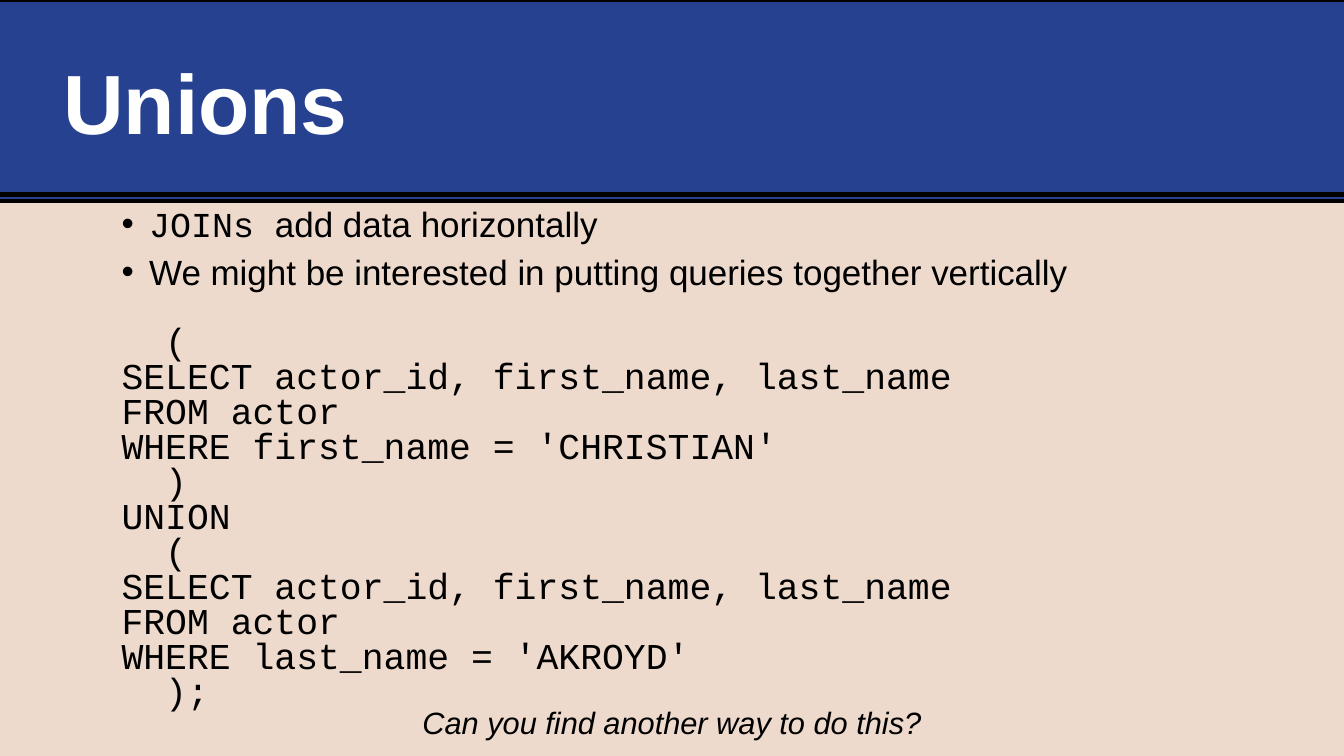
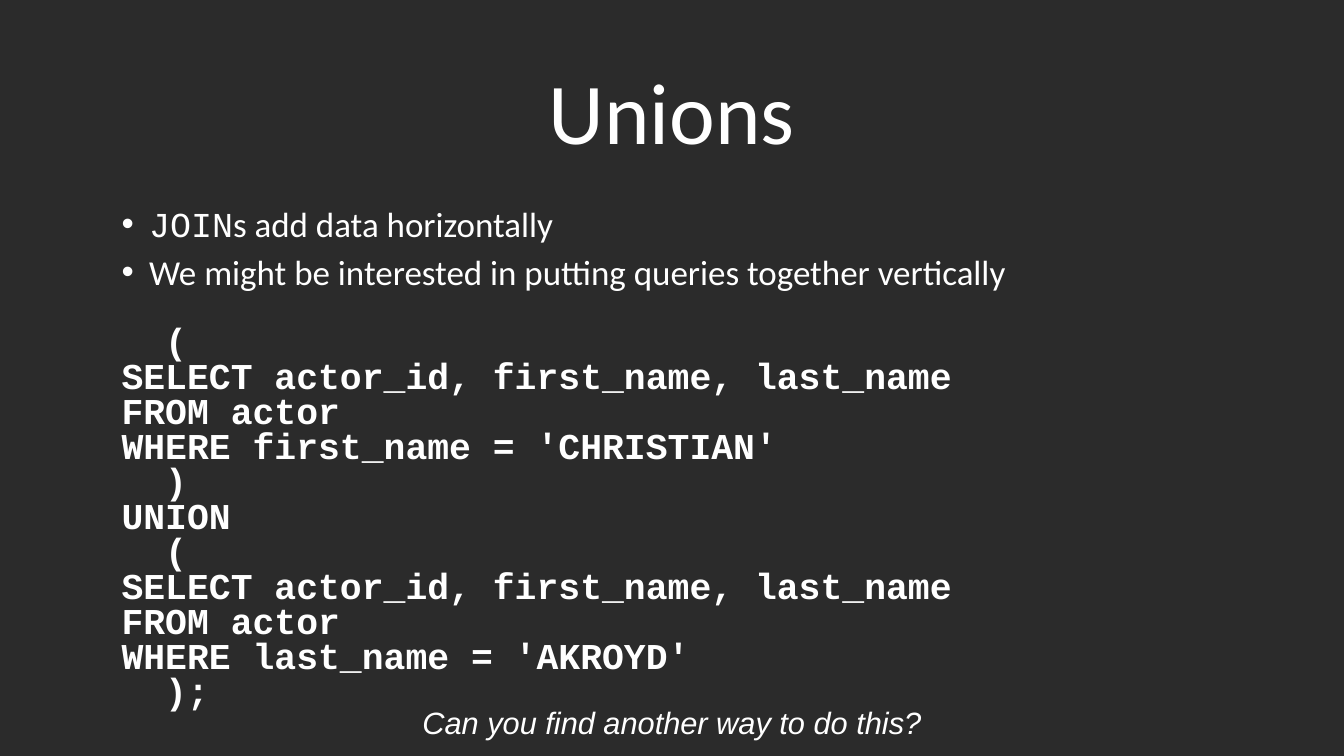
Before and after one commit to life-efficient/Data-Engineering, a slide deck: slide 10 of 2. SQL/5. Subqueries/5. SQL Subqueries.pptx (slide 9 before the commit). Drawn at 1344x756 pixels with LibreOffice and Linux fonts; fonts in the diff are those of the drawing; background and template pictures are left out; a plain dark background stands for a picture behind light text. Boxes give left, top, right and bottom in pixels: in the first picture for what was removed or moved away, otherwise in the second. Text is boxed around its words. In the diff, an @@ line names an element or a change of style, - is before the commit and + after.

```diff
--- a/2. SQL/5. Subqueries/5. SQL Subqueries.pptx
+++ b/2. SQL/5. Subqueries/5. SQL Subqueries.pptx
@@ background #EDDACC to picture (left out) @@
@@ rectangle removed at (0,0,1344,201) @@
@@ title "Unions" at (549,84,795,145): size 60 to 61.9 pt, font Arial to Calibri, bold off; alignment left to centre; vertical alignment middle to bottom @@
@@ line removed from (0, 195) to (1344, 195) @@
@@ text "JOINs add data horizontally" at (122,212,1006,740): font Courier New to Calibri in "JOINs"; font Arial to Calibri in "add data horizontally", "We might be interested in putting queries ..."; text colour #000000 to #FFFFFF; bold on in "(", "SELECT actor_id, first_name, last_name", "FROM actor", "WHERE first_name = 'CHRISTIAN'" and 7 more places @@
```
Also in this commit, not shown: 10 other slides changed, 3 slides added, 2 slides removed, 9 other files.
